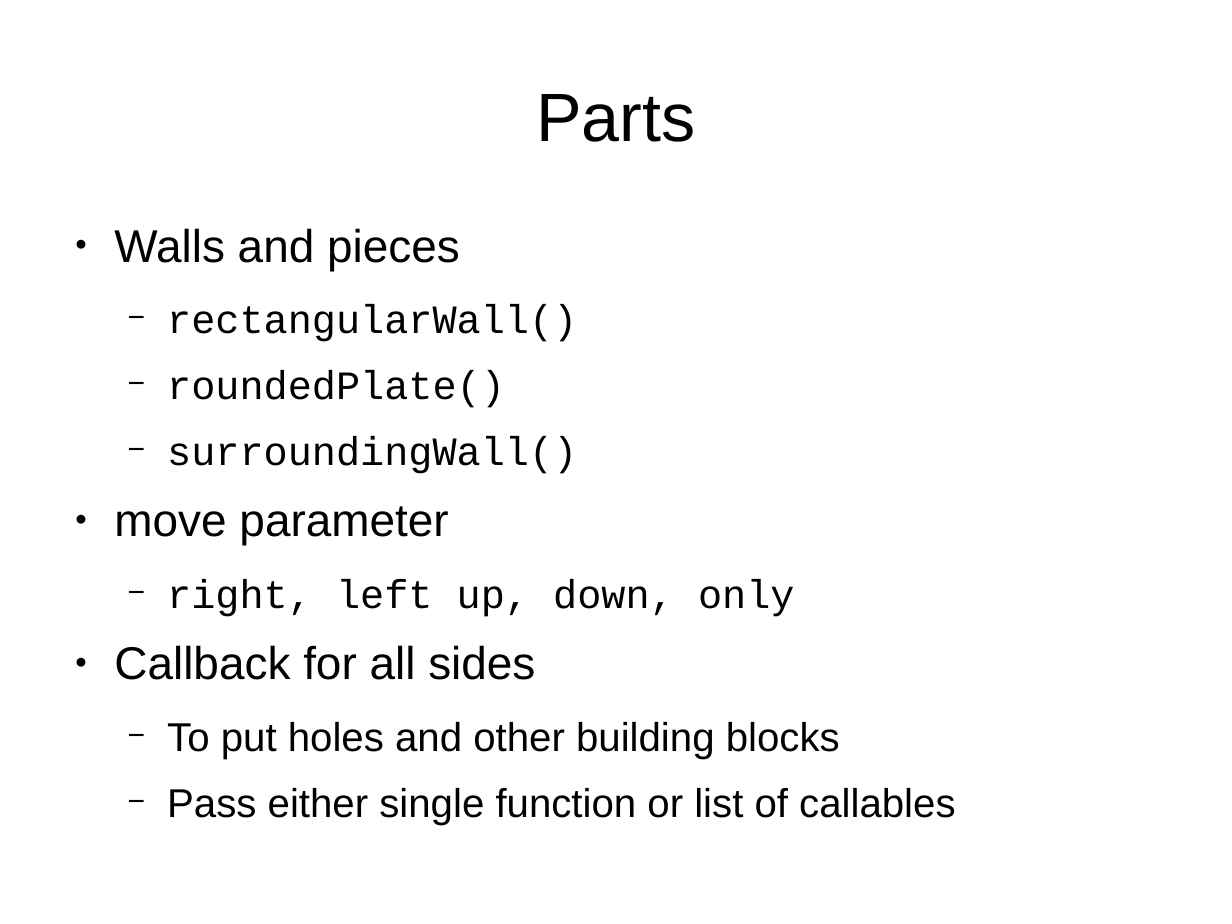
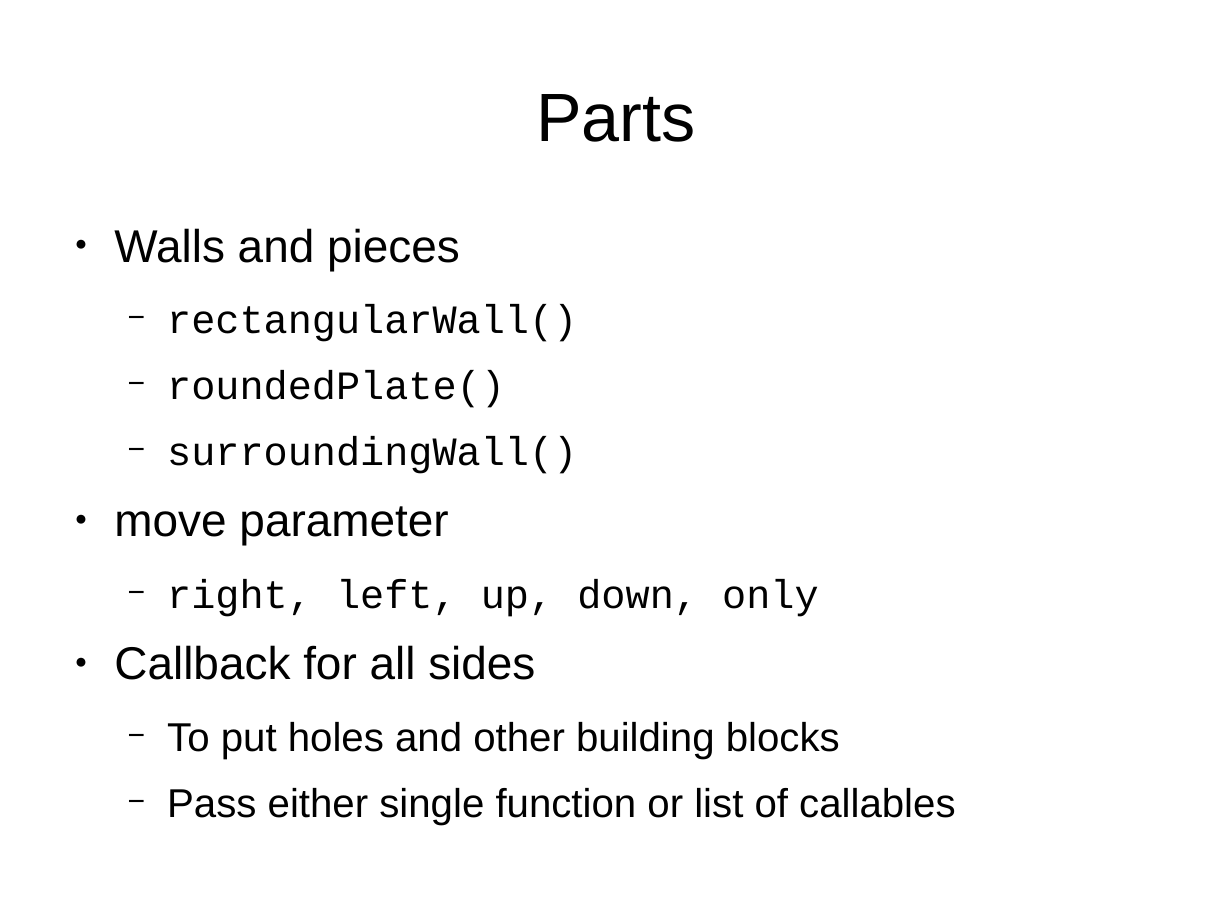
Before and after one commit to florianfesti/boxes, a slide deck: slide 28 of presentation.odp. Drawn at 1232x924 pixels with LibreOffice and Linux fonts; fonts in the diff are those of the drawing. Boxes give left, top, right and bottom in pixels: in the first picture for what was removed or moved away, otherwise in the second. Text is boxed around its words. In the diff, an @@ line names an element or a change of style, - is before the commit and + after.

Commit message:
Fix typos in presentation

```diff
--- a/presentation.odp
+++ b/presentation.odp
@@ text at <box>167,579,819,617</box>: text changed @@
-  − right, left up, down, only
+  − right, left, up, down, only
```
Also in this commit, not shown: 1 other slide changed.
